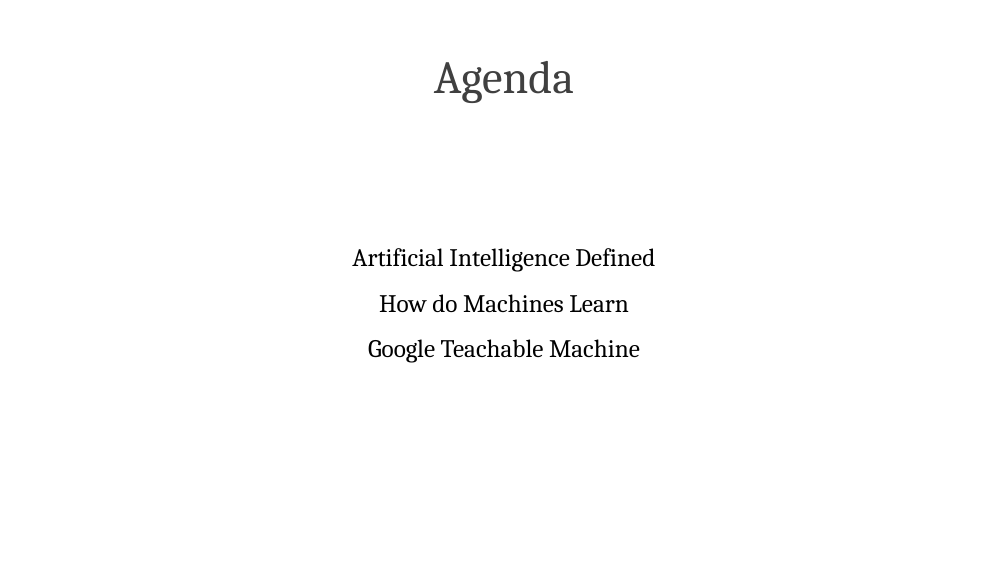
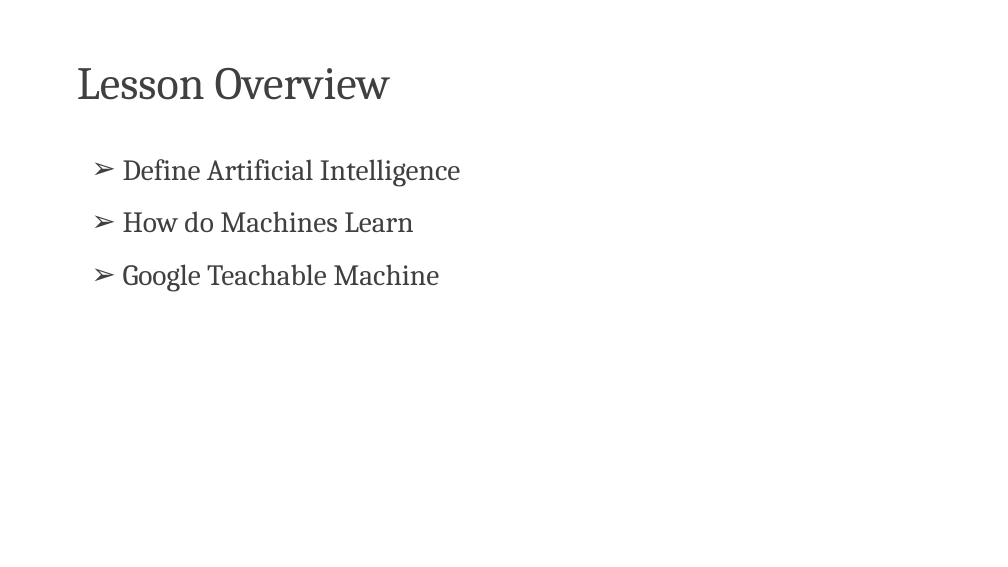
Before and after one commit to PracticumAI/what_is_ai, a slide deck: slide 2 of presentations/02.1_ai_intro.pptx. Drawn at 1008x567 pixels with LibreOffice and Linux fonts; fonts in the diff are those of the drawing. Boxes give left, top, right and bottom in pixels: in the first picture for what was removed or moved away, otherwise in the second. Text is boxed around its words. In the diff, an @@ line names an element or a change of style, - is before the commit and + after.

```diff
--- a/presentations/02.1_ai_intro.pptx
+++ b/presentations/02.1_ai_intro.pptx
@@ title added at [77, 68, 390, 100], 44 pt, text #404040 @@
+Lesson Overview
@@ title removed at [434, 61, 574, 103] @@
-Agenda
@@ text added at [123, 159, 461, 186], 28 pt, text #404040 @@
+➢ Define Artificial Intelligence
@@ text added at [123, 211, 413, 232], 28 pt, text #404040 @@
+➢ How do Machines Learn
@@ text "Google Teachable Machine": place and size @@
-text "Google Teachable Machine" at [352, 248, 655, 363]
+text "Google Teachable Machine" at [123, 264, 439, 292]
@@ text "Google Teachable Machine" at [123, 264, 439, 292]: size 24 to 28 pt, text colour #000000 to #404040; alignment centre to left; bullet none to ➢; line spacing 1 to 0.9; less space between paragraphs @@
@@ text at [352, 248, 655, 312]: paragraphs removed @@
-Artificial Intelligence Defined
-How do Machines Learn
```
Also in this commit, not shown: 1 other slide changed, 2 other files.
